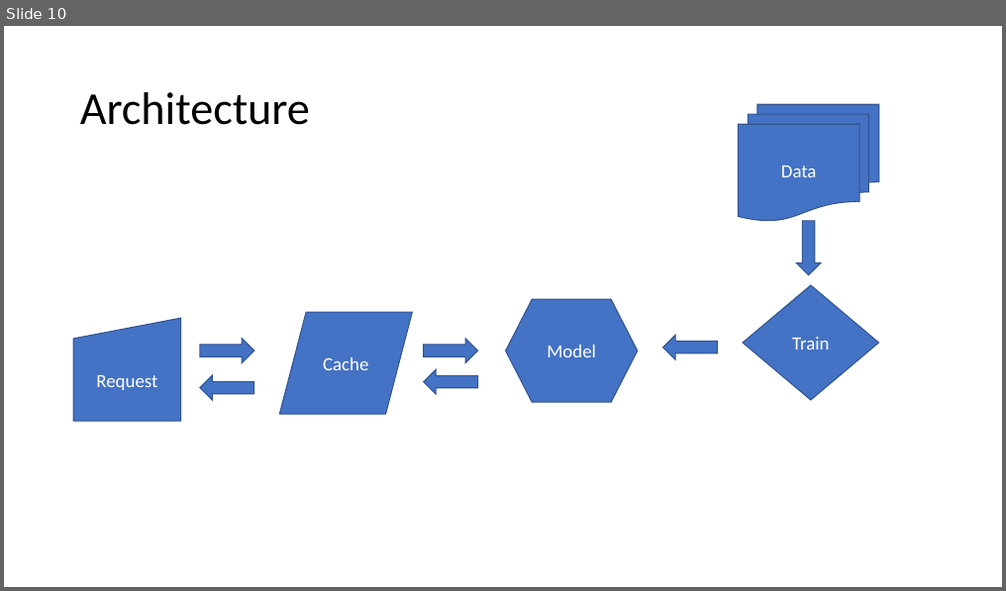
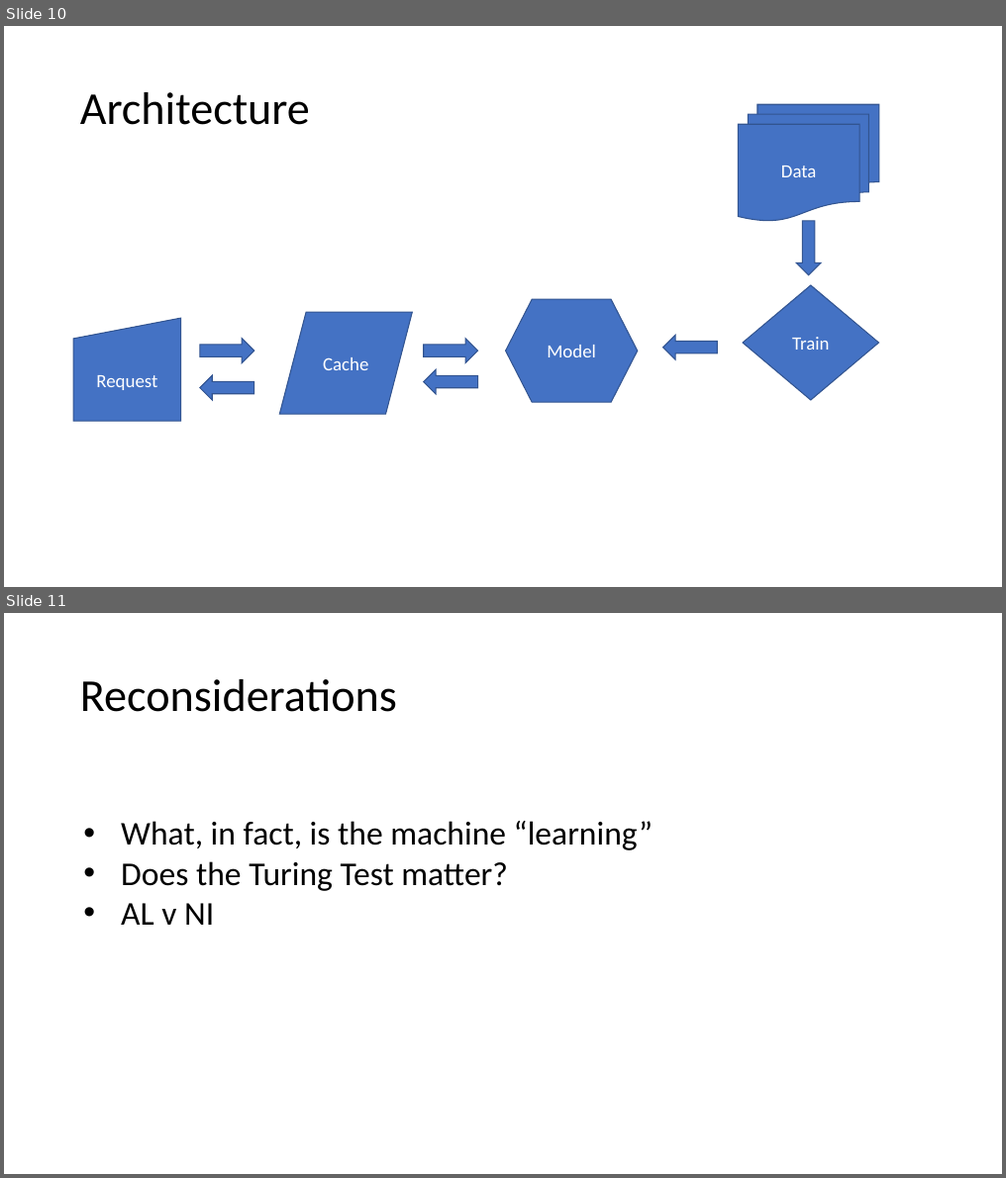
Before and after one commit to jamessdixon/swe4s, a slide deck: SWES_MachineLearning.pptx. Shown one above the other, each under a label of ours: slide 10 before the commit, slides 10 and 11 after it. The pictures are 1006x591 and 1006x1178 pixels, drawn with LibreOffice and Linux fonts; fonts in the diff are those of the drawing. Boxes give left, top, right and bottom in pixels: in the first picture for what was removed or moved away, otherwise in the second. Text is boxed around its words. In the diff, an @@ line names an element or a change of style, - is before the commit and + after.

```diff
--- a/SWES_MachineLearning.pptx
+++ b/SWES_MachineLearning.pptx
@@ slide 11 added at [4,613,1002,1174], background #FFFFFF @@
@@ title added at [80,679,397,712], 44 pt, text #000000 @@
+Reconsiderations
@@ text added at [121,821,652,925], 32 pt, text #000000 @@
+  • What, in fact, is the machine “learning”
+  • Does the Turing Test matter?
+  • AL v NI
```
Also in this commit, not shown: 2 slides changed, 4 other files.
